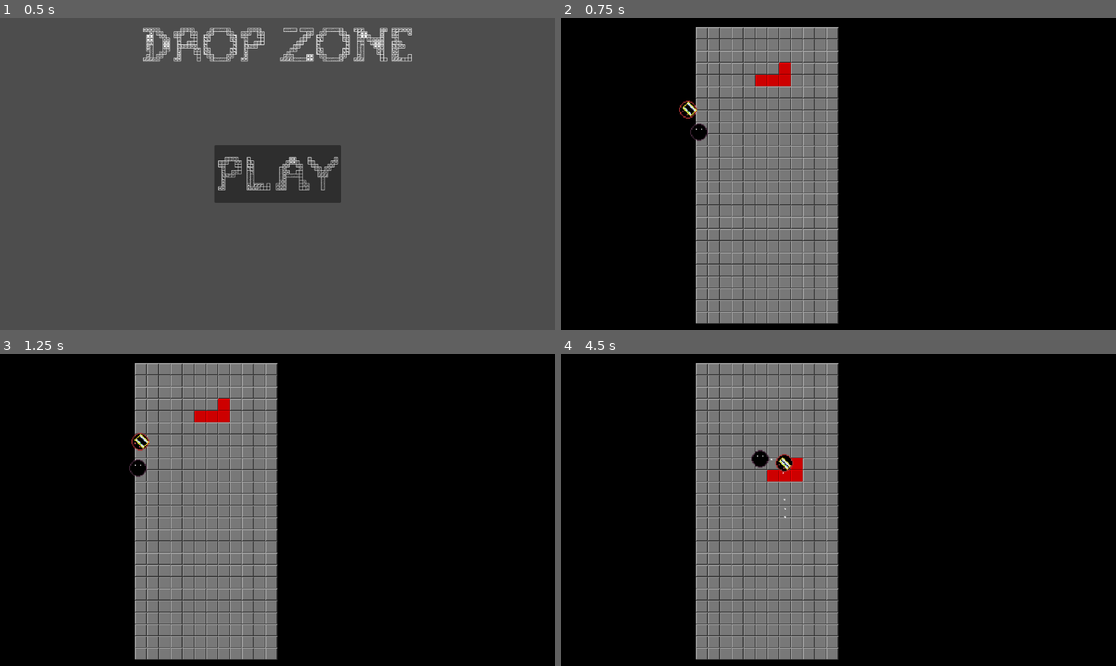
Above: before the commit, frames 1-4 (two rows, left to right).
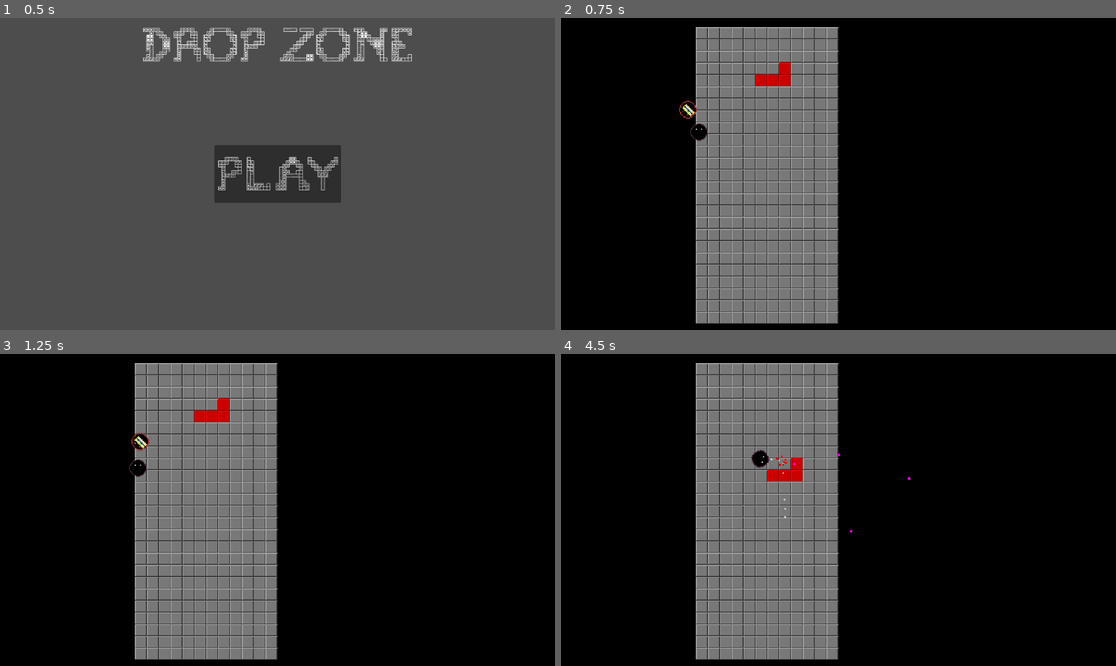
Above: after the commit, the same moments.

Repository: CodeOS99/DropZone
Game: Godot game, scene res://scenes/main_menu.tscn
Same seed, same stepped clock (60 frames per second), same inputs: the game is played once before the commit and once after it. The engine's default icon, where the game draws it, is replaced by a stand-in: a white triangle on a blue panel in a dark square.
Inputs (mouse positions are in pixels of both pictures, inside the frame that each line leads up to):
- Up to frame 1 (0.5 s): no input
- Up to frame 2 (0.75 s): click "PLAY" at 0.5 s
- Up to frame 3 (1.25 s): no input
- Up to frame 4 (4.5 s): tap Enter at 1.25 s; move the mouse to (960, 494) at 1.27 s; hold D (right) 1.28-2.03 s; click (960, 494) at 1.35 s; move the mouse to (727, 525) at 2.02 s; hold S (down) 2.03-2.78 s; tap M (change_mode) at 2.1 s; click (727, 525) at 2.3 s; move the mouse to (894, 441) at 2.77 s; hold D (right) 2.78-3.53 s; tap Z (rotate_anticlock) at 2.85 s; click (894, 441) at 3.05 s; move the mouse to (810, 572) at 3.52 s; hold W (up) 3.53-4.28 s; tap X (rotate_clock) at 3.6 s; click (810, 572) at 3.8 s; move the mouse to (1005, 556) at 4.27 s; hold A (left) from 4.28 s (still down); click (1005, 556) at 4.35 s

Frame 1 is identical in both runs. In frame 2, less than 0.1% of the frame differs, in the area x 22-25%, y 26-31%; in frame 3, less than 0.1%; in frame 4, 0.2%, in the area x 34-63%, y 30-58%.

Commit message:
Added a bullet and it is able to kill enemies

Diff:
--- a/project.godot
+++ b/project.godot
@@ -22,6 +22,7 @@
 [global_group]
 
 TetrisBoard=""
+Enemy=""
 
 [gui]
 
@@ -68,6 +69,11 @@
 "events": [Object(InputEventKey,"resource_local_to_scene":false,"resource_name":"","device":-1,"window_id":0,"alt_press …(192 unchanged characters)…
 ]
 }
+shoot={
+"deadzone": 0.5,
+"events": [Object(InputEventMouseButton,"resource_local_to_scene":false,"resource_name":"","device":-1,"window_id":0,"alt_pressed":false,"shift_pressed":false,"ctrl_pressed":false,"meta_pressed":false,"button_mask":1,"position":Vector2(256, 13),"global_position":Vector2(265, 59),"factor":1.0,"button_index":1,"canceled":false,"pressed":true,"double_click":false,"script":null)
+]
+}
 
 [rendering]
 
--- /dev/null
+++ b/scenes/bullet.tscn
@@ -0,0 +1,23 @@
+[gd_scene load_steps=4 format=3 uid="uid://b52bwt1j63dt0"]
+
+[ext_resource type="Script" path="res://scripts/bullet.gd" id="1_1cwye"]
+[ext_resource type="Texture2D" uid="uid://b0he8n3lo7pg4" path="res://assets/bullet.png" id="1_rwhhv"]
+
+[sub_resource type="RectangleShape2D" id="RectangleShape2D_0gpv6"]
+size = Vector2(8, 8)
+
+[node name="Bullet" type="CharacterBody2D"]
+script = ExtResource("1_1cwye")
+
+[node name="Bullet" type="Sprite2D" parent="."]
+modulate = Color(1, 0, 1, 1)
+scale = Vector2(3, 3)
+texture = ExtResource("1_rwhhv")
+
+[node name="Area2D" type="Area2D" parent="."]
+collision_mask = 2
+
+[node name="CollisionShape2D" type="CollisionShape2D" parent="Area2D"]
+shape = SubResource("RectangleShape2D_0gpv6")
+
+[connection signal="area_entered" from="Area2D" to="." method="_on_area_2d_area_entered"]
--- a/scenes/enemy_one.tscn
+++ b/scenes/enemy_one.tscn
@@ -35,9 +35,10 @@
 scale = Vector2(3, 3)
 sprite_frames = SubResource("SpriteFrames_p6ryv")
 autoplay = "default"
-frame_progress = 0.293801
+frame_progress = 0.90496
 
-[node name="Area2D" type="Area2D" parent="."]
+[node name="Area2D" type="Area2D" parent="." groups=["Enemy"]]
+collision_layer = 2
 
 [node name="CollisionShape2D" type="CollisionShape2D" parent="Area2D"]
 shape = SubResource("CircleShape2D_252h6")
--- /dev/null
+++ b/scenes/explosion.tscn
@@ -0,0 +1,22 @@
+[gd_scene load_steps=2 format=3 uid="uid://dbjygjefg1btm"]
+
+[ext_resource type="Script" path="res://scripts/explosion.gd" id="1_0x0st"]
+
+[node name="Explosion" type="CPUParticles2D"]
+emitting = false
+one_shot = true
+explosiveness = 1.0
+emission_shape = 1
+emission_sphere_radius = 5.0
+spread = 180.0
+gravity = Vector2(0, 0)
+initial_velocity_min = 70.0
+initial_velocity_max = 100.0
+scale_amount_min = 5.0
+scale_amount_max = 5.0
+color = Color(1, 0, 0, 1)
+hue_variation_min = -1.0
+hue_variation_max = 1.0
+script = ExtResource("1_0x0st")
+
+[connection signal="finished" from="." to="." method="_on_finished"]
--- a/scenes/main_game.tscn
+++ b/scenes/main_game.tscn
@@ -165,3 +165,5 @@
 
 [node name="EnemyOne" parent="." instance=ExtResource("5_ouhev")]
 position = Vector2(156, 251)
+
+[node name="EnemySpawner" type="Node2D" parent="."]
--- a/scenes/player.tscn
+++ b/scenes/player.tscn
@@ -29,3 +29,6 @@
 [node name="Player" type="Sprite2D" parent="."]
 scale = Vector2(3, 3)
 texture = ExtResource("1_x2fns")
+
+[node name="ShootPoint" type="Node2D" parent="."]
+position = Vector2(0, -25)
--- /dev/null
+++ b/scripts/bullet.gd
@@ -0,0 +1,24 @@
+extends CharacterBody2D
+
+const SPEED = 250
+
+var life_rem = 7.5
+
+var explosion_particles = preload('res://scenes/explosion.tscn')
+
+func _physics_process(delta: float) -> void:
+	velocity = Vector2(cos(rotation-PI/2), sin(rotation-PI/2)) * SPEED
+
+	move_and_slide()
+	life_rem -= delta
+
+	if life_rem <= 0:
+		queue_redraw()
+
+func _on_area_2d_area_entered(area: Area2D) -> void:
+	if area.is_in_group("Enemy"):
+		var p = explosion_particles.instantiate()
+		get_tree().root.add_child(p)
+		p.global_position = area.get_parent().global_position
+		p.emitting = true
+		area.get_parent().queue_free()
--- /dev/null
+++ b/scripts/explosion.gd
@@ -0,0 +1,4 @@
+extends CPUParticles2D
+
+func _on_finished() -> void:
+	self.queue_free()
--- a/scripts/player.gd
+++ b/scripts/player.gd
@@ -2,9 +2,21 @@
 
 const SPEED = 300.0
 
+var bullet = preload("res://scenes/bullet.tscn")
+@onready var shoot_point = $ShootPoint
+
 func _physics_process(delta: float) -> void:
 	if Globals.tetris_mode:
 		return
+
+	look_at(get_viewport().get_mouse_position())
+	rotation += PI/2
+
+	if Input.is_action_just_pressed("shoot"):
+		var b = bullet.instantiate()
+		get_tree().root.add_child(b)
+		b.global_position = shoot_point.global_position
+		b.rotation = self.rotation
 
 	var directions = Vector2(Input.get_axis("left", "right"), Input.get_axis("up", "down"))
 	velocity = directions * SPEED
--- a/scripts/tetris_board.gd
+++ b/scripts/tetris_board.gd
@@ -162,6 +162,8 @@
 		if not move_if_possible(pieces[piece_idx], Vector2(0, 1)) and piece_idx == curr_piece_idx and not gone_through_active:
 			spawn_new_piece()
 			gone_through_active = true
+	if len(TETROMINOES[pieces[curr_piece_idx][0]]) == len(pieces[curr_piece_idx][3]):
+		spawn_new_piece()
 
 	check_for_row()
 
Binary file added: assets/bullet.png
Not shown, added: assets/bullet.png.import
